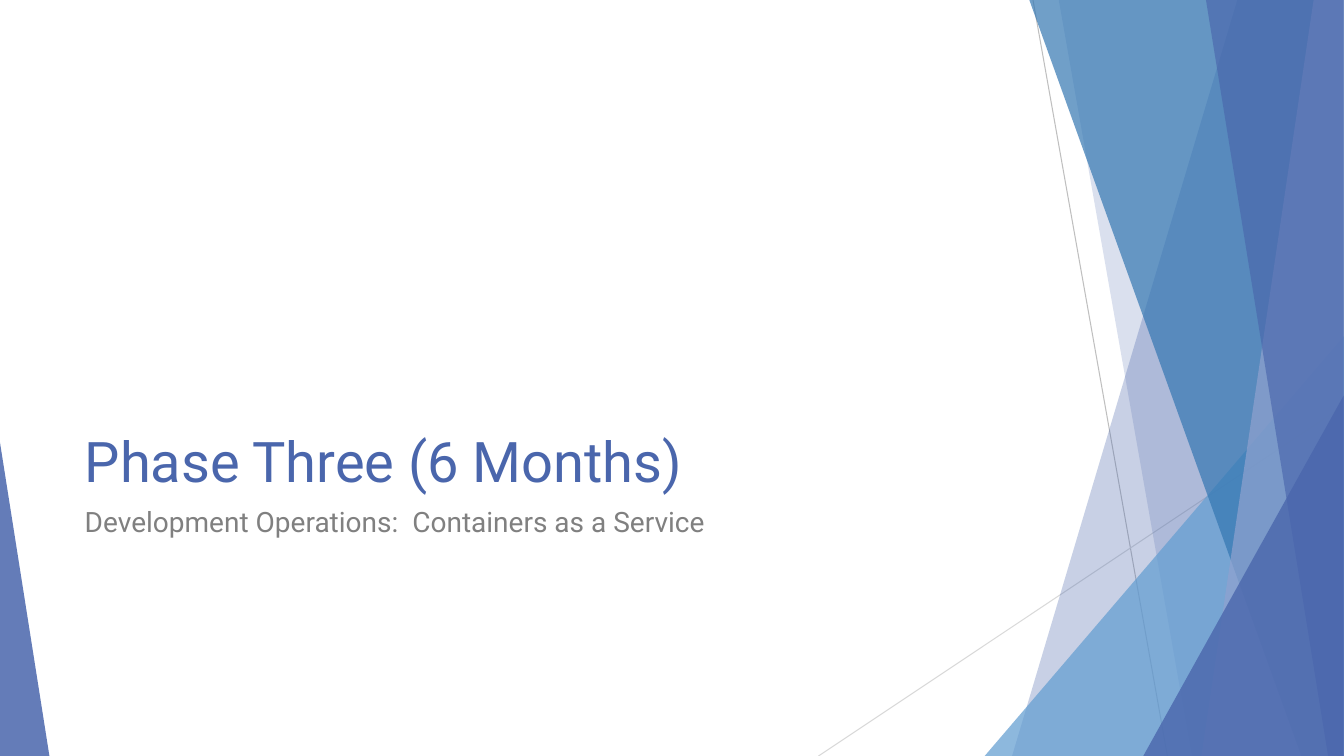
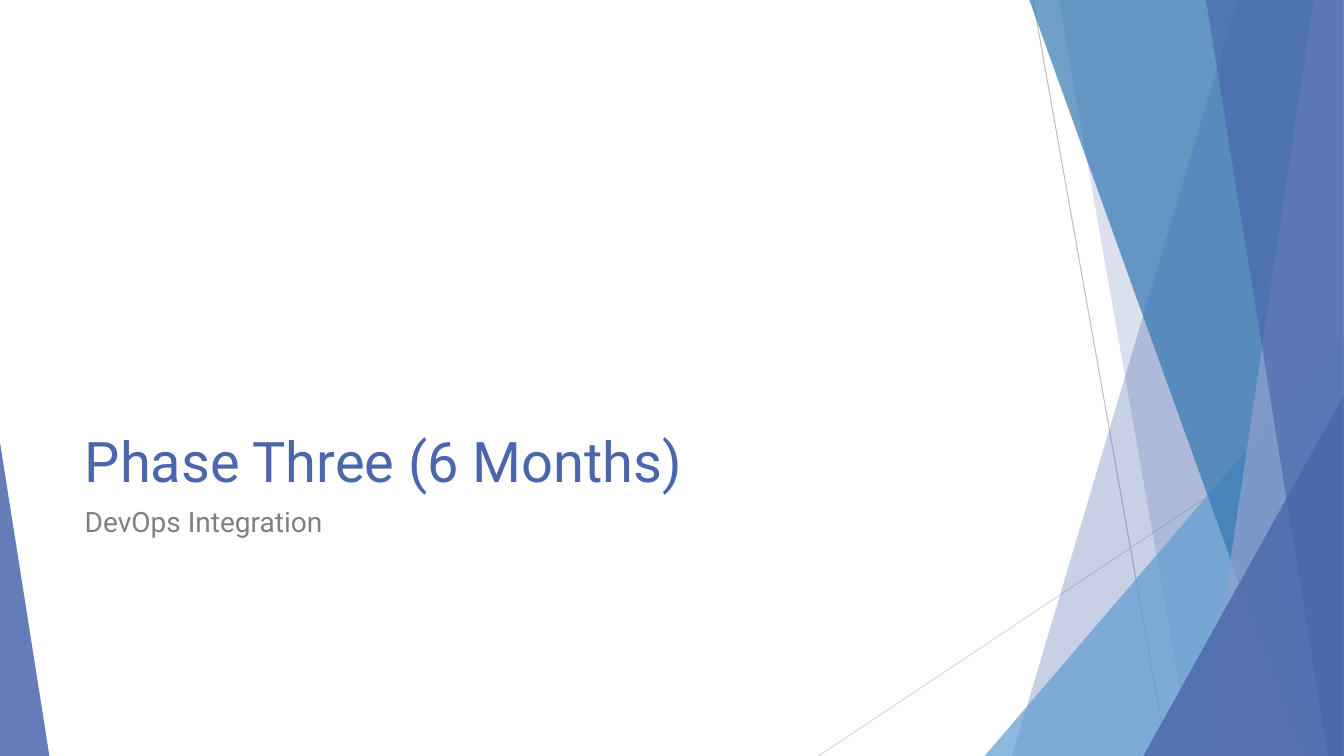
Before and after one commit to EnterpriseProductsLP/docker-straw-man, a slide deck: slide 17 of presentation.pptx (slide 15 before the commit). Drawn at 1344x756 pixels with LibreOffice and Linux fonts; fonts in the diff are those of the drawing. Boxes give left, top, right and bottom in pixels: in the first picture for what was removed or moved away, otherwise in the second. Text is boxed around its words. In the diff, an @@ line names an element or a change of style, - is before the commit and + after.

```diff
--- a/presentation.pptx
+++ b/presentation.pptx
@@ text at (85,512,322,538): text changed @@
-Development Operations: Containers as a Service
+DevOps Integration
```
Also in this commit, not shown: 10 other slides changed, 3 slides added.
